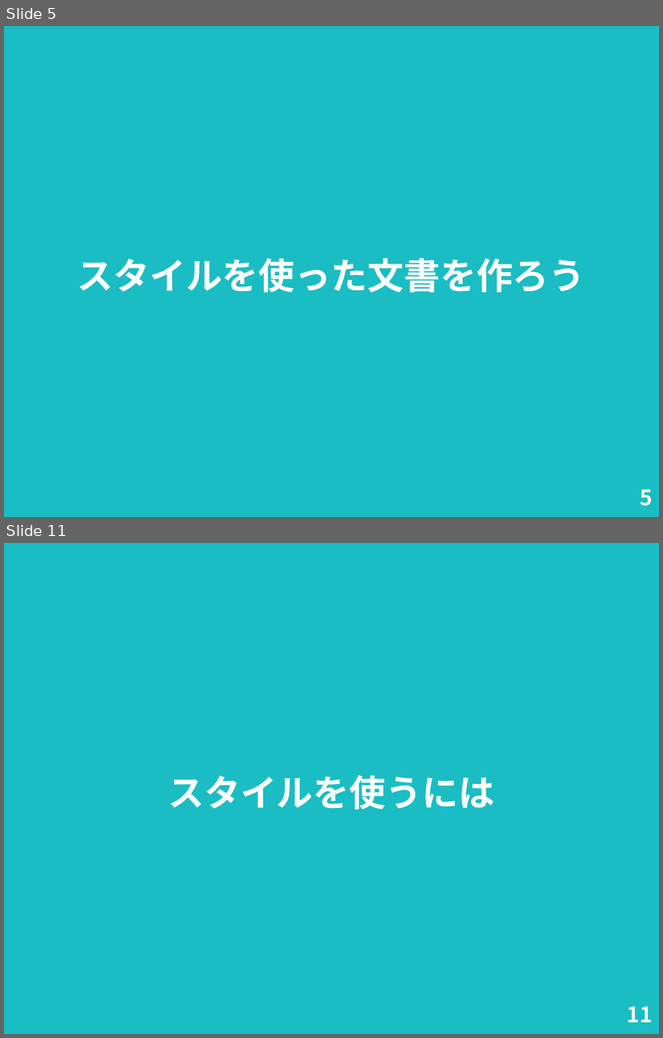
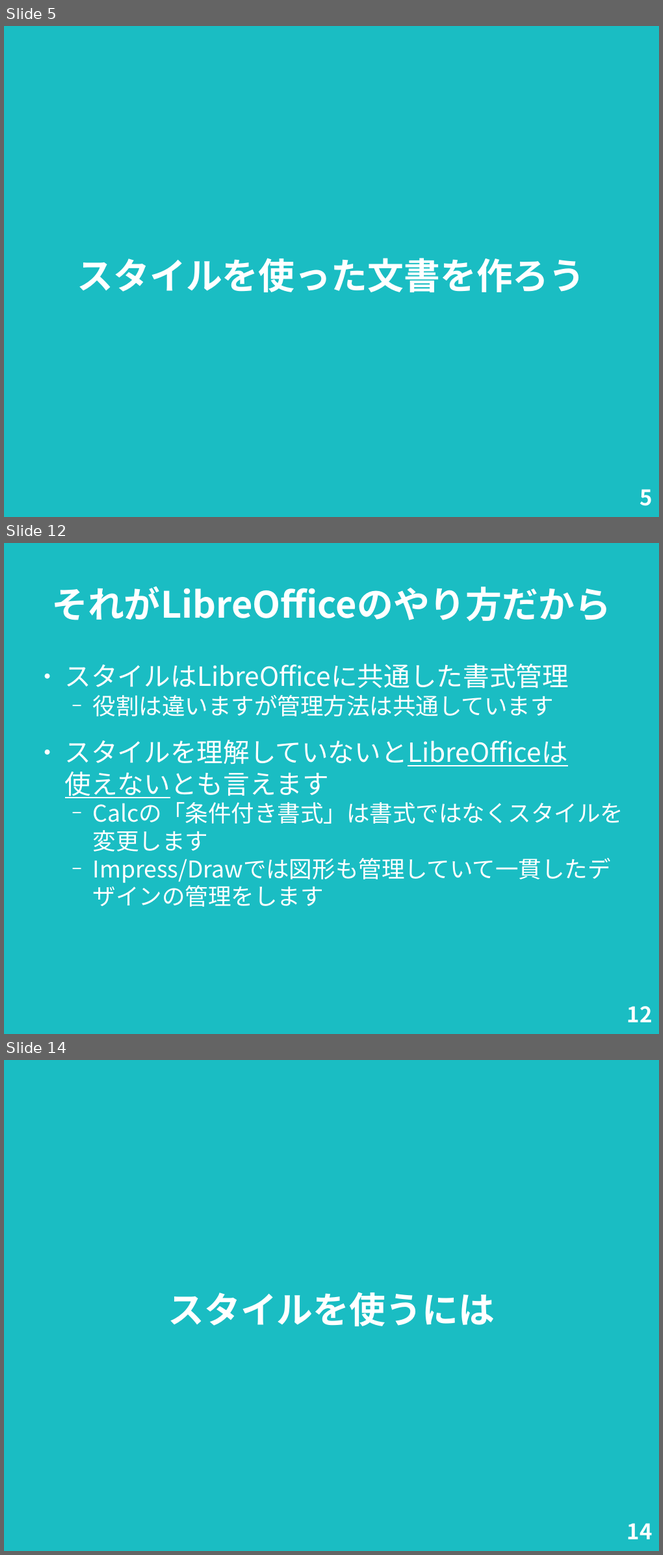
Before and after one commit to nogajun/libreofficekaigi2018-handson, a slide deck: docs/20180512-writer_handson_slide.odp. Shown one above the other, each under a label of ours: slides 5 and 11 before the commit, slides 5, 12 and 14 after it; the slides between them are not shown. The pictures are 663x1038 and 663x1555 pixels, drawn with LibreOffice and Linux fonts; fonts in the diff are those of the drawing. Boxes give left, top, right and bottom in pixels: in the first picture for what was removed or moved away, otherwise in the second. Text is boxed around its words. In the diff, an @@ line names an element or a change of style, - is before the commit and + after.

```diff
--- a/docs/20180512-writer_handson_slide.odp
+++ b/docs/20180512-writer_handson_slide.odp
@@ slide 12 added at bbox=[4, 543, 659, 1034], background #1ABDC3 @@
@@ title added at bbox=[51, 587, 611, 622], 44 pt, text #FFFFFF, bold @@
+それがLibreOfficeのやり方だから
@@ text added at bbox=[65, 663, 624, 883], 28 pt, text #FFFFFF @@
+● スタイルはLibreOfficeに共通した書式管理
+  − 役割は違いますが管理方法は共通しています
+● スタイルを理解していないとLibreOfficeは
+  使えないとも言えます
+  − Calcの「条件付き書式」は書式ではなくスタイルを変更します
+  − Impress/Drawでは図形も管理していて一貫したデザインの管理をします
@@ page number added at bbox=[627, 1006, 653, 1023], 26 pt, text #FFFFFF, bold @@
+12
@@ what was slide 11 is now slide 14 @@
@@ page number at bbox=[627, 1523, 653, 1540]: text changed @@
-11
+14
```
Also in this commit, not shown: 9 slides changed, 3 other slides added, 1 slide removed, 1 other file.
